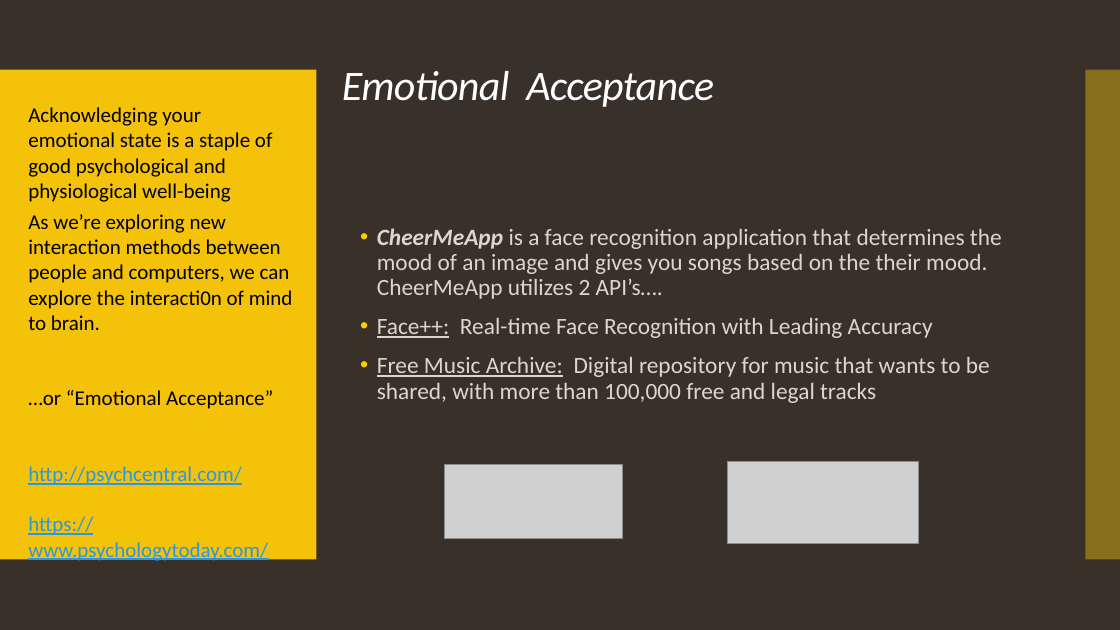
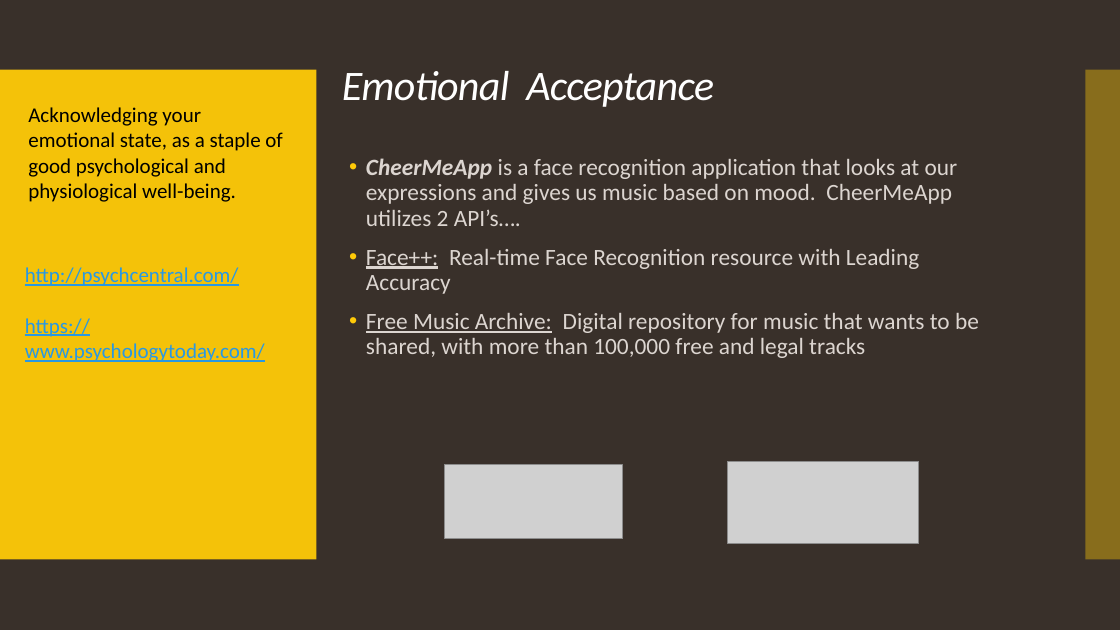
Before and after one commit to bornrampant/CheerMeAPP, a slide deck: slide 2 of CheerMeApp.pptx. Drawn at 1120x630 pixels with LibreOffice and Linux fonts; fonts in the diff are those of the drawing; grey boxes stand for pictures. Boxes give left, top, right and bottom in pixels: in the first picture for what was removed or moved away, otherwise in the second. Text is boxed around its words. In the diff, an @@ line names an element or a change of style, - is before the commit and + after.

```diff
--- a/CheerMeApp.pptx
+++ b/CheerMeApp.pptx
@@ text "CheerMeApp is a face recognition ...": place and size @@
-text "CheerMeApp is a face recognition ..." at <box>377,228,1002,403</box>
+text "CheerMeApp is a face recognition ..." at <box>366,158,979,358</box>
@@ text at <box>28,107,282,202</box>: text changed @@
-Acknowledging your emotional state is a staple of good psychological and physiological well-being
+Acknowledging your emotional state, as a staple of good psychological and physiological well-being.
@@ text at <box>366,158,958,294</box>: text changed @@
-• CheerMeApp is a face recognition application that determines the mood of an image and gives you songs based on the their mood. CheerMeApp utilizes 2 API’s….
-• Face++: Real-time Face Recognition with Leading Accuracy
+• CheerMeApp is a face recognition application that looks at our expressions and gives us music based on mood. CheerMeApp utilizes 2 API’s….
+• Face++: Real-time Face Recognition resource with Leading Accuracy
@@ text at <box>28,214,293,409</box>: paragraphs removed @@
-As we’re exploring new interaction methods between people and computers, we can explore the interacti0n of mind to brain.
-…or “Emotional Acceptance”
@@ text "http://psychcentral.com/": place and size @@
-text "http://psychcentral.com/" at <box>28,214,293,563</box>
+text "http://psychcentral.com/" at <box>25,267,265,362</box>
```
Also in this commit, not shown: 1 other slide changed, 1 slide added.
